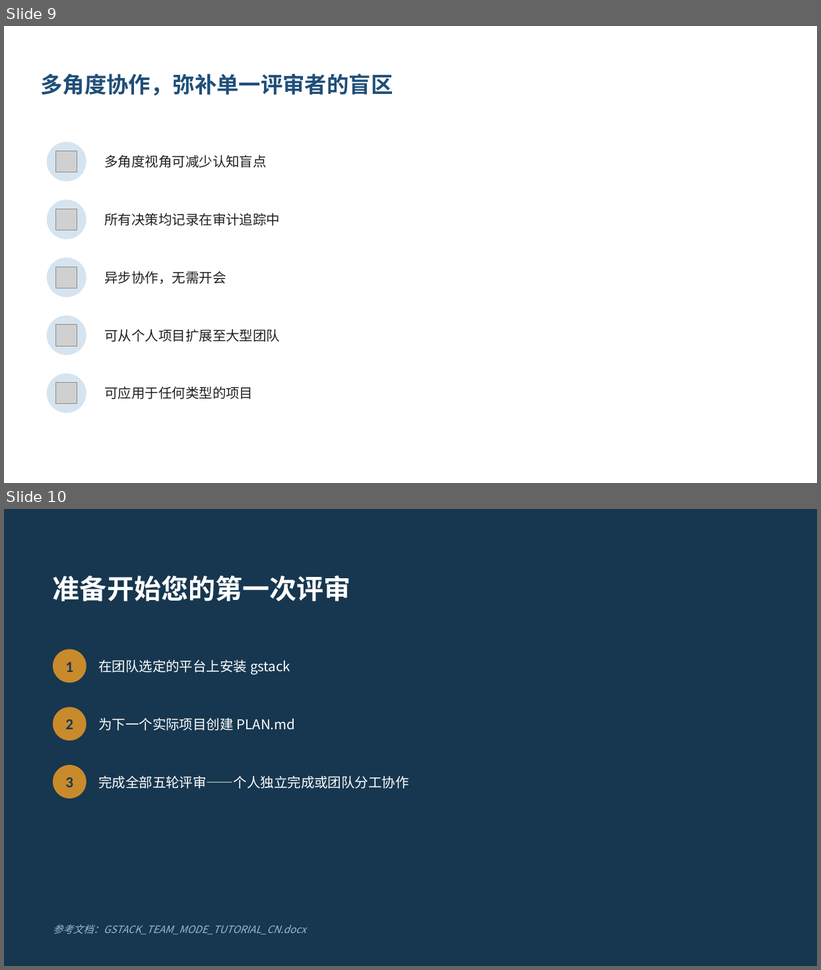
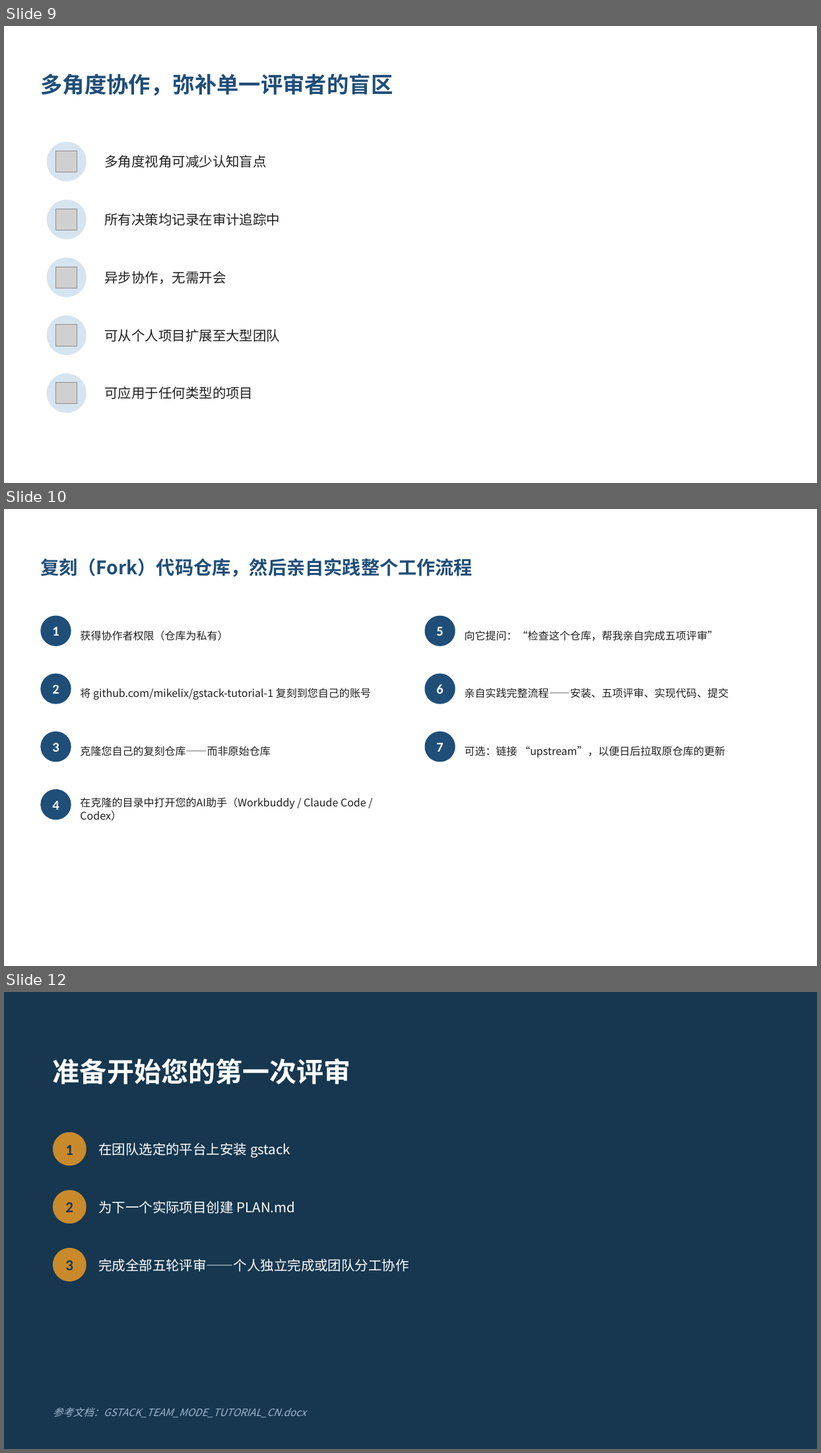
Before and after one commit to mikelix/gstack-tutorial-1, a slide deck: GSTACK_TEAM_MODE_TUTORIAL_DECK_CN.pptx. Shown one above the other, each under a label of ours: slides 9 and 10 before the commit, slides 9, 10 and 12 after it; the slides between them are not shown. The pictures are 821x970 and 821x1453 pixels, drawn with LibreOffice and Linux fonts; fonts in the diff are those of the drawing; grey boxes stand for pictures. Boxes give left, top, right and bottom in pixels: in the first picture for what was removed or moved away, otherwise in the second. Text is boxed around its words. In the diff, an @@ line names an element or a change of style, - is before the commit and + after.

```diff
--- a/GSTACK_TEAM_MODE_TUTORIAL_DECK_CN.pptx
+++ b/GSTACK_TEAM_MODE_TUTORIAL_DECK_CN.pptx
@@ slide 10 added at (4, 509, 817, 966), background #FFFFFF @@
@@ text added at (40, 558, 473, 577), 22 pt, text #1F4E78, bold @@
+复刻（Fork）代码仓库，然后亲自实践整个工作流程
@@ ellipse added at (40, 616, 71, 646), fill #1F4E78 @@
@@ text added at (52, 626, 59, 636), 16 pt, text #FFFFFF, bold @@
+1
@@ ellipse added at (425, 616, 455, 646), fill #1F4E78 @@
@@ text added at (436, 626, 443, 636), 16 pt, text #FFFFFF, bold @@
+5
@@ text added at (80, 630, 228, 641), 12.5 pt, text #1F1F1F @@
+获得协作者权限（仓库为私有）
@@ text added at (465, 630, 718, 641), 12.5 pt, text #1F1F1F @@
+向它提问：“检查这个仓库，帮我亲自完成五项评审”
@@ ellipse added at (40, 674, 71, 704), fill #1F4E78 @@
@@ text added at (52, 685, 59, 694), 16 pt, text #FFFFFF, bold @@
+2
@@ ellipse added at (425, 674, 455, 704), fill #1F4E78 @@
@@ text added at (436, 685, 443, 694), 16 pt, text #FFFFFF, bold @@
+6
@@ text added at (80, 688, 371, 700), 12.5 pt, text #1F1F1F @@
+将 github.com/mikelix/gstack-tutorial-1 复刻到您自己的账号
@@ text added at (465, 688, 729, 698), 12.5 pt, text #1F1F1F @@
+亲自实践完整流程——安装、五项评审、实现代码、提交
@@ ellipse added at (40, 731, 71, 762), fill #1F4E78 @@
@@ text added at (52, 743, 59, 752), 16 pt, text #FFFFFF, bold @@
+3
@@ text added at (80, 746, 270, 757), 12.5 pt, text #1F1F1F @@
+克隆您自己的复刻仓库——而非原始仓库
@@ ellipse added at (425, 731, 455, 762), fill #1F4E78 @@
@@ text added at (436, 743, 443, 752), 16 pt, text #FFFFFF, bold @@
+7
@@ text added at (465, 746, 725, 758), 12.5 pt, text #1F1F1F @@
+可选：链接 “upstream”，以便日后拉取原仓库的更新
@@ ellipse added at (40, 789, 71, 820), fill #1F4E78 @@
@@ text added at (52, 801, 59, 810), 16 pt, text #FFFFFF, bold @@
+4
@@ text added at (80, 797, 366, 821), 12.5 pt, text #1F1F1F @@
+在克隆的目录中打开您的AI助手（Workbuddy / Claude Code / Codex）
@@ what was slide 10 is now slide 12 @@
```
Also in this commit, not shown: 1 other slide added, 2 other files.
